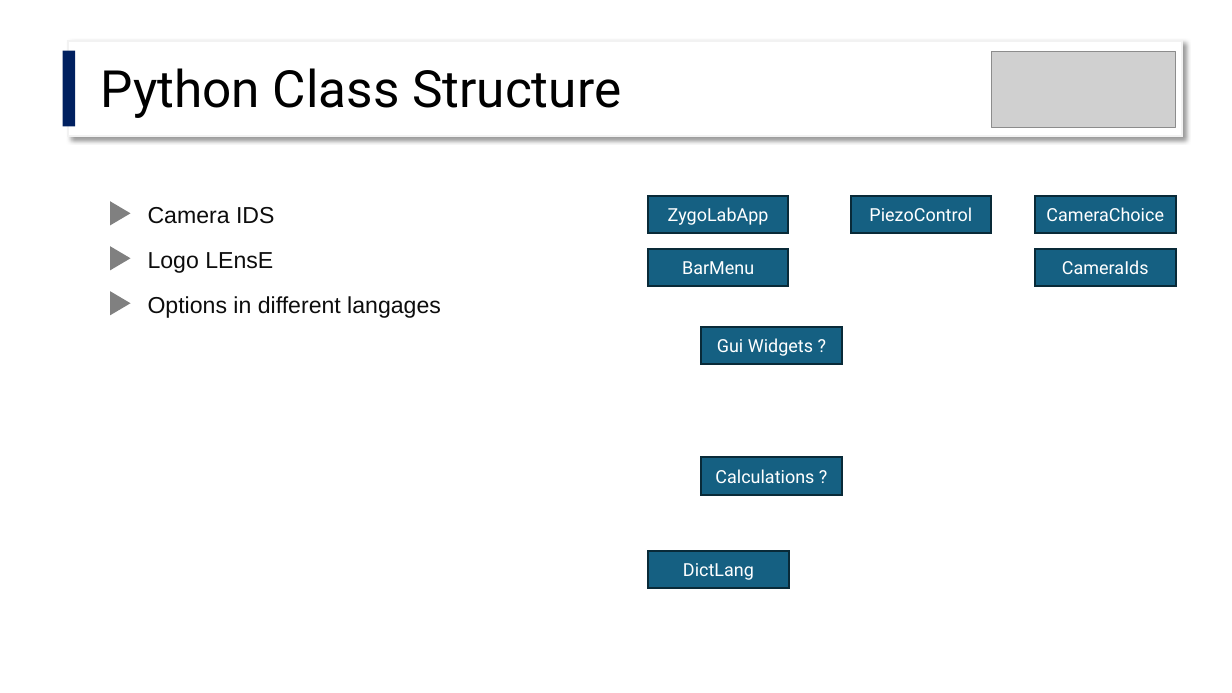
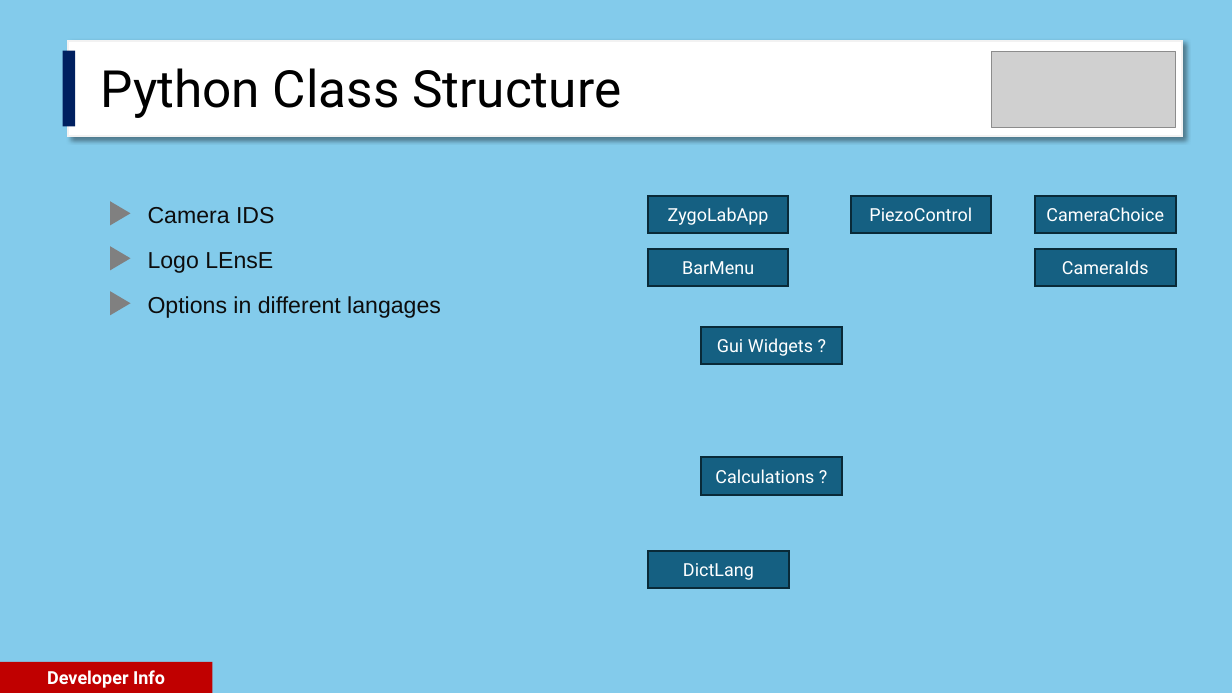
Before and after one commit to IOGS-LEnsE-ressources/camera-gui, a slide deck: slide 14 of applis/Zygo-labwork/Structure_of_the_app.pptx (slide 13 before the commit). Drawn at 1232x693 pixels with LibreOffice and Linux fonts; fonts in the diff are those of the drawing; grey boxes stand for pictures. Boxes give left, top, right and bottom in pixels: in the first picture for what was removed or moved away, otherwise in the second. Text is boxed around its words. In the diff, an @@ line names an element or a change of style, - is before the commit and + after.

```diff
--- a/applis/Zygo-labwork/Structure_of_the_app.pptx
+++ b/applis/Zygo-labwork/Structure_of_the_app.pptx
@@ background #FFFFFF to #83CBEB @@
@@ rectangle added at box(0, 662, 213, 693), fill #C00000, 14 pt, text #FFFFFF, bold @@
+Developer Info
```
Also in this commit, not shown: 1 slide added.
